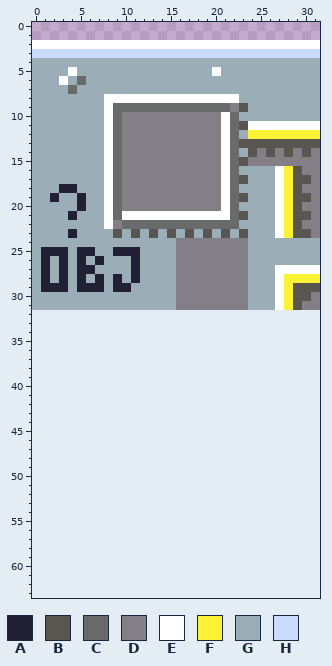
Pixel-art file, stored at art/spr/tilesetH.aseprite. The picture above was drawn from the file before the commit.
32x32 pixels, 1 frame. Colours within 5 levels of each other are drawn and written as one. The old version is drawn lined up with the new one, on the new canvas.
Palette (. is transparent): A #222034  B #595652  C #696a6a  D #847e87  E #ffffff  F #fbf236  G #9badb7  H #cbdbfc
Now the later version:
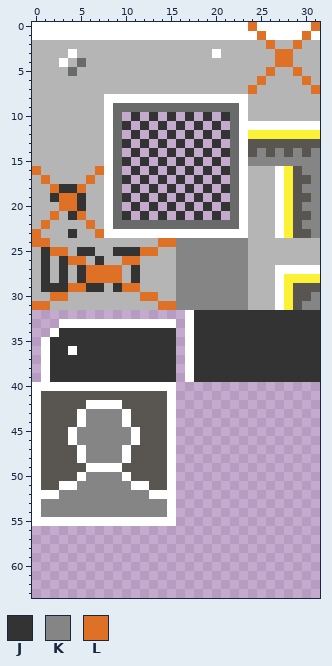
Colours new in this view: J #333333  K #858585  L #df7126
Difference:
canvas 32x32 -> 32x64
colour G: #9badb7 -> #b5b5b5
y 0: x 0..31 ................................ -> EEEEEEEEEEEEEEEEEEEEEEEELEEEEEEL
y 1: x 0..31 ................................ -> EEEEEEEEEEEEEEEEEEEEEEEEELEEEELE
y 2: x 0..31 EEEEEEEEEEEEEEEEEEEEEEEEEEEEEEEE -> GGGGGGGGGGGGGGGGGGGGGGGGGGLGGLGG
y 3: x 0..31 HHHHHHHHHHHHHHHHHHHHHHHHHHHHHHHH -> GGGGEGGGGGGGGGGGGGGGEGGGGGGLLGGG
y 4: x 3 G -> E; x 5 G -> C; x 27..28 GG -> LL
y 5: x 4 E -> C; x 20 E -> G; x 26 G -> L; x 29 G -> L
y 6: x 3 E -> G; x 5 C -> G; x 25 G -> L; x 30 G -> L
y 7: x 4 C -> G; x 24 G -> L; x 31 G -> L
y 8: x 23 G -> E
y 9: x 22..23 DB -> CE
y 10: x 10..21 DDDDDDDDDDDE -> .J.J.J.J.J.J; x 23 G -> E
y 11: x 10..21 DDDDDDDDDDDE -> J.J.J.J.J.J.; x 23 B -> E
y 12: x 10..21 DDDDDDDDDDDE -> .J.J.J.J.J.J; x 23 G -> E
y 13: x 10..21 DDDDDDDDDDDE -> J.J.J.J.J.J.; x 23 B -> E
y 14: x 10..21 DDDDDDDDDDDE -> .J.J.J.J.J.J; x 23 G -> E; x 25 D -> K; x 27 D -> K; x 29 D -> K; x 31 D -> K
y 15: x 10..21 DDDDDDDDDDDE -> J.J.J.J.J.J.; x 23..31 BDDDDDDDD -> EKKKKKKKK
y 16: x 0 G -> L; x 7 G -> L; x 10..21 DDDDDDDDDDDE -> .J.J.J.J.J.J; x 23 G -> E; x 30..31 DD -> KK
y 17: x 1 G -> L; x 6 G -> L; x 10..21 DDDDDDDDDDDE -> J.J.J.J.J.J.; x 23 B -> E; x 31 D -> K
y 18: x 2..5 GAAG -> LJJL; x 10..21 DDDDDDDDDDDE -> .J.J.J.J.J.J; x 23 G -> E; x 30..31 DD -> KK
y 19: x 2..5 AGGA -> JLLJ; x 10..21 DDDDDDDDDDDE -> J.J.J.J.J.J.; x 23 B -> E; x 31 D -> K
y 20: x 3..5 GGA -> LLJ; x 10..21 DDDDDDDDDDDE -> .J.J.J.J.J.J; x 23 G -> E; x 30..31 DD -> KK
y 21: x 2 G -> L; x 4..5 AG -> JL; x 10..21 EEEEEEEEEEEE -> J.J.J.J.J.J.; x 23 B -> E; x 31 D -> K
y 22: x 1 G -> L; x 6 G -> L; x 9 D -> C; x 23 G -> E; x 30..31 DD -> KK
y 23: x 0 G -> L; x 4 A -> J; x 7..23 GGBGBGBGBGBGBGBGB -> LEEEEEEEEEEEEEEEE; x 31 D -> K
y 24: x 0..1 GG -> LL; x 14..23 GGDDDDDDDD -> LLKKKKKKKK
y 25: x 1..3 AAA -> JLL; x 5..6 AA -> JJ; x 9..13 AAAGG -> JJJLL; x 16..23 DDDDDDDD -> KKKKKKKK
y 26: x 1 A -> J; x 3..5 AGA -> JLL; x 7 A -> J; x 10..11 GA -> LL; x 16..23 DDDDDDDD -> KKKKKKKK
y 27: x 1 A -> J; x 3 A -> J; x 5..9 AAGGG -> JLLLL; x 11 A -> J; x 16..23 DDDDDDDD -> KKKKKKKK
y 28: x 1 A -> J; x 3 A -> J; x 5..9 AGAGA -> JLLLL; x 11 A -> J; x 16..23 DDDDDDDD -> KKKKKKKK
y 29: x 1..7 AAAGAAA -> JJJLLJJ; x 9..11 AAG -> JLL; x 16..23 DDDDDDDD -> KKKKKKKK
y 30: x 2..3 GG -> LL; x 12..13 GG -> LL; x 16..23 DDDDDDDD -> KKKKKKKK; x 31 D -> K
y 31: x 0..1 GG -> LL; x 14..23 GGDDDDDDDD -> LLKKKKKKKK; x 30..31 DD -> KK
y 32: x 17..31 ............... -> EJJJJJJJJJJJJJJ
y 33: x 3..15 ............. -> EEEEEEEEEEEEE; x 17..31 ............... -> EJJJJJJJJJJJJJJ
y 34: x 2..15 .............. -> EJJJJJJJJJJJJJ; x 17..31 ............... -> EJJJJJJJJJJJJJJ
y 35: x 1..15 ............... -> EJJJJJJJJJJJJJJ; x 17..31 ............... -> EJJJJJJJJJJJJJJ
y 36: x 1..15 ............... -> EJJEJJJJJJJJJJJ; x 17..31 ............... -> EJJJJJJJJJJJJJJ
y 37..39: x 1..15 ............... -> EJJJJJJJJJJJJJJ; x 17..31 ............... -> EJJJJJJJJJJJJJJ
y 40: x 0..15 ................ -> EEEEEEEEEEEEEEEE
y 41: x 0..15 ................ -> EBBBBBBBBBBBBBBE
y 42: x 0..15 ................ -> EBBBBBEEEEBBBBBE
y 43..44: x 0..15 ................ -> EBBBBEKKKKEBBBBE
y 45..46: x 0..15 ................ -> EBBBEKKKKKKEBBBE
y 47..48: x 0..15 ................ -> EBBBBEKKKKEBBBBE
y 49: x 0..15 ................ -> EBBBBBEEEEBBBBBE
y 50: x 0..15 ................ -> EBBBBEKKKKEBBBBE
y 51: x 0..15 ................ -> EBBEEKKKKKKEEBBE
y 52: x 0..15 ................ -> EEEKKKKKKKKKKEEE
y 53..54: x 0..15 ................ -> EKKKKKKKKKKKKKKE
y 55: x 0..15 ................ -> EEEEEEEEEEEEEEEE
Pixel boxes of the changes (left, top, right, bottom) in both pictures:
changed: (32, 22, 320, 526)
